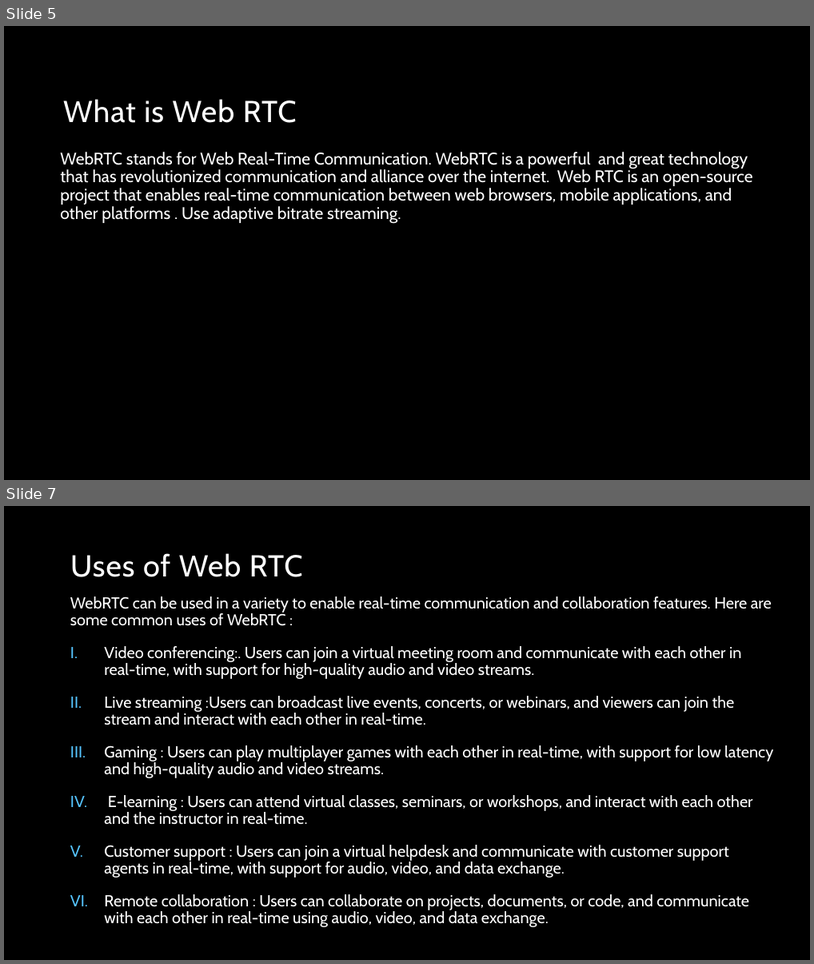
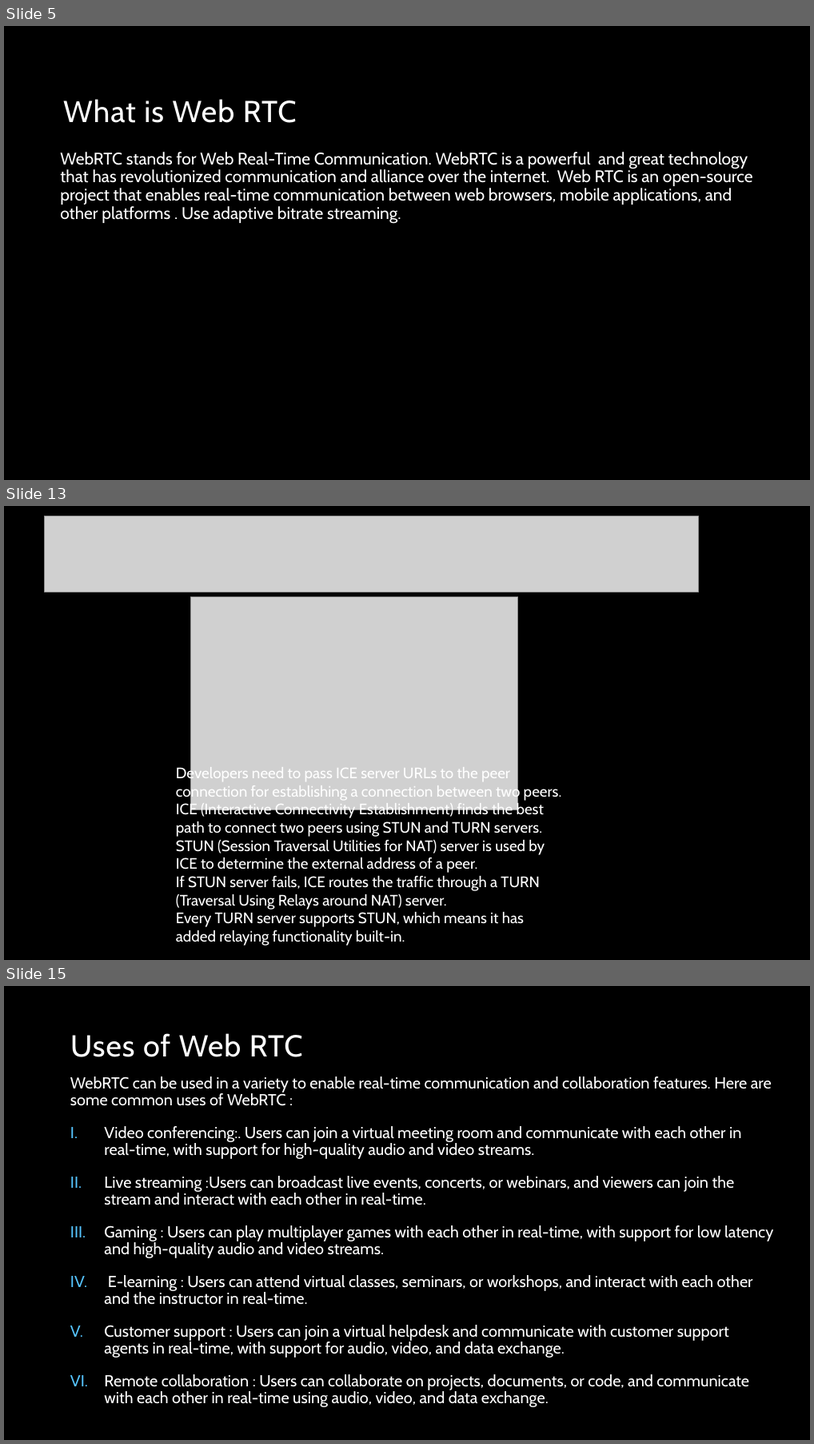
Before and after one commit to musarratChowdhury/ASPNETWEBRTC_PROJECT, a slide deck: Presentation/About WebRTC.pptx. Shown one above the other, each under a label of ours: slides 5 and 7 before the commit, slides 5, 13 and 15 after it; the slides between them are not shown. The pictures are 814x964 and 814x1444 pixels, drawn with LibreOffice and Linux fonts; fonts in the diff are those of the drawing; grey boxes stand for pictures; background and template pictures are left out. Boxes give left, top, right and bottom in pixels: in the first picture for what was removed or moved away, otherwise in the second. Text is boxed around its words. In the diff, an @@ line names an element or a change of style, - is before the commit and + after.

```diff
--- a/Presentation/About WebRTC.pptx
+++ b/Presentation/About WebRTC.pptx
@@ slide 13 added at (4,506,810,960), background picture (left out) @@
@@ picture added at (44,516,698,592) @@
@@ picture added at (190,596,518,810) @@
@@ text added at (176,765,562,945), 18 pt, text #FFFFFF @@
+Developers need to pass ICE server URLs to the peer connection for establishing a connection between two peers.
+ICE (Interactive Connectivity Establishment) finds the best path to connect two peers using STUN and TURN servers.
+STUN (Session Traversal Utilities for NAT) server is used by ICE to determine the external address of a peer.
+If STUN server fails, ICE routes the traffic through a TURN (Traversal Using Relays around NAT) server.
+Every TURN server supports STUN, which means it has added relaying functionality built-in.
@@ what was slide 7 is now slide 15 @@
```
Also in this commit, not shown: 2 slides changed, 7 other slides added, 1 slide removed.
